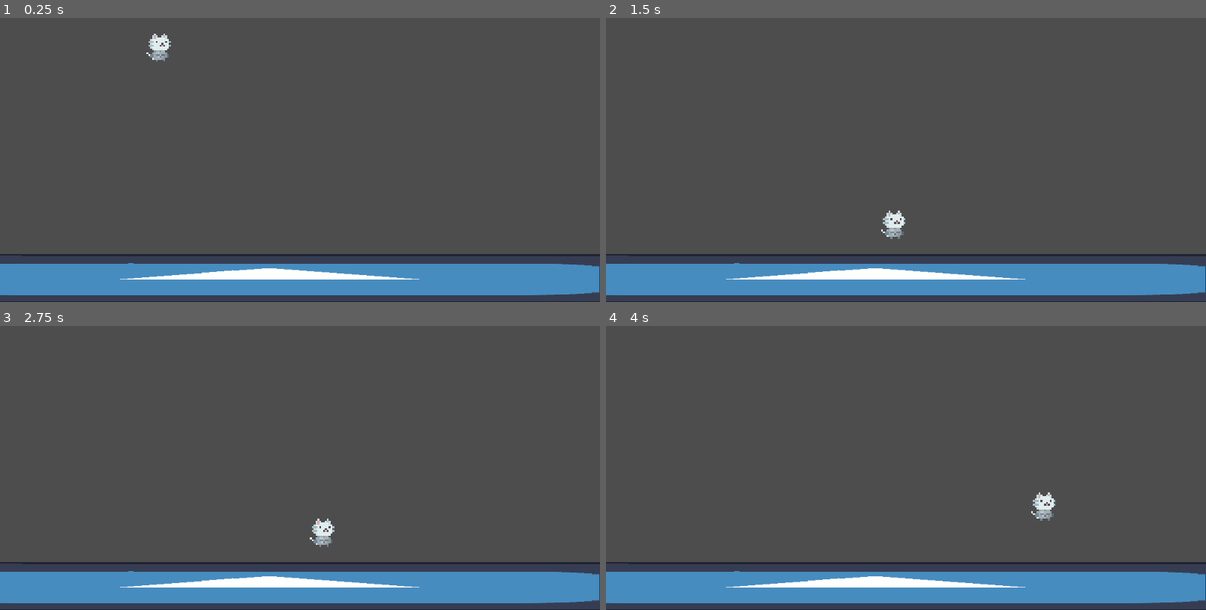
Above: before the commit, frames 1-4 (two rows, left to right).
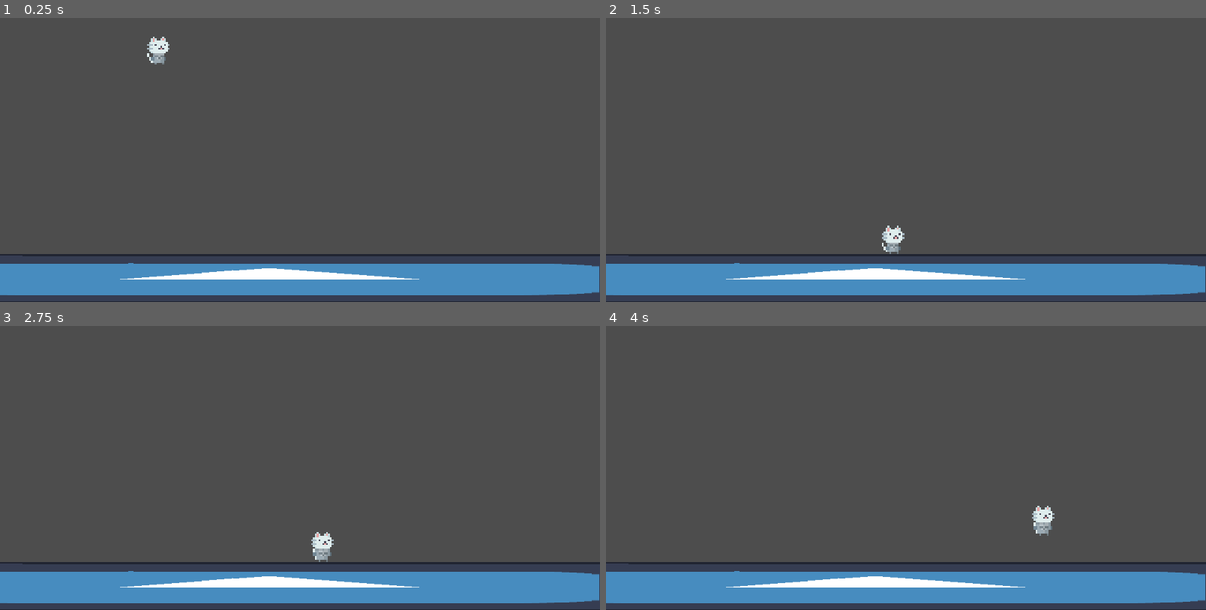
Above: after the commit, the same moments.

Repository: EJG-Corp/7--Lives
Game: Godot game, scene res://escena-test.tscn
The game is run twice, just before and just after one commit, with the same random seed, the same clock (stepped at 60 frames per second) and the same inputs. The engine's default icon, where the game draws it, is replaced by a stand-in: a white triangle on a blue panel in a dark square.
Inputs:
- Up to frame 1 (0.25 s): no input
- Up to frame 2 (1.5 s): hold D (move_right) from 0.53 s (still down); tap W (jump) at 0.77 s
- Up to frame 3 (2.75 s): tap W (jump) at 1.52 s; release D (move_right) at 2.03 s; hold A (move_left) from 2.03 s (still down)
- Up to frame 4 (4 s): release A (move_left) at 2.78 s; hold D (move_right) from 2.78 s (still down); tap W (jump) at 3.02, 3.77 s

The runs differ from the first frame. In frame 1, 0.2% of the frame differs, in the area x 24-29%, y 5-17%; in frame 2, 0.4%; in frame 3, 0.4%, in the area x 51-56%, y 67-84%; in frame 4, 0.4%.

Commit message:
feat(animation): Animacion Idle agregada

Diff:
--- a/escena-test.tscn
+++ b/escena-test.tscn
@@ -1,32 +1,86 @@
-[gd_scene load_steps=6 format=3 uid="uid://2x7yo1ncmr54"]
+[gd_scene load_steps=16 format=3 uid="uid://bqsx7dyef6e31"]
 
-[ext_resource type="Texture2D" uid="uid://c4mnbw4b05350" path="res://assets/Meow Knight/Meow-Knight_Idle.png" id="1_2trat"]
 [ext_resource type="Script" path="res://scripts/MovementPlayer.gd" id="1_d6v8v"]
+[ext_resource type="Texture2D" uid="uid://cbt1rfpmpfqif" path="res://assets/Idle/Meow_Knight1.png" id="2_47aie"]
+[ext_resource type="Texture2D" uid="uid://5t7eog6v3at8" path="res://assets/Idle/Meow_Knight2.png" id="3_56vfh"]
 [ext_resource type="Texture2D" uid="uid://b5qikgrmq80eu" path="res://icon.svg" id="3_xc7sl"]
+[ext_resource type="Texture2D" uid="uid://caqg10u7t68q3" path="res://assets/Idle/Meow_Knight3.png" id="4_fwju3"]
+[ext_resource type="Texture2D" uid="uid://dokbocgs3tbv6" path="res://assets/Idle/Meow_Knight4.png" id="5_tmjd8"]
+[ext_resource type="Texture2D" uid="uid://cmb84lba16vew" path="res://assets/Idle/Meow_Knight5.png" id="6_t2c0h"]
+[ext_resource type="Texture2D" uid="uid://b0e0225sal0br" path="res://assets/Idle/Meow_Knight6.png" id="7_r3epe"]
 
 [sub_resource type="CapsuleShape2D" id="CapsuleShape2D_8v5q3"]
+radius = 5.6
+height = 24.8
+
+[sub_resource type="SpriteFrames" id="SpriteFrames_r64tx"]
+animations = [{
+"frames": [{
+"duration": 1.0,
+"texture": ExtResource("2_47aie")
+}, {
+"duration": 1.0,
+"texture": ExtResource("3_56vfh")
+}, {
+"duration": 1.0,
+"texture": ExtResource("4_fwju3")
+}, {
+"duration": 1.0,
+"texture": ExtResource("5_tmjd8")
+}, {
+"duration": 1.0,
+"texture": ExtResource("6_t2c0h")
+}, {
+"duration": 1.0,
+"texture": ExtResource("7_r3epe")
+}],
+"loop": true,
+"name": &"Idle",
+"speed": 10.0
+}]
+
+[sub_resource type="PhysicsMaterial" id="PhysicsMaterial_k0kt4"]
+friction = 10.0
+rough = true
 
 [sub_resource type="RectangleShape2D" id="RectangleShape2D_cqcn7"]
+
+[sub_resource type="Animation" id="Animation_6o18r"]
+resource_name = "Idle"
+length = 0.5
+loop_mode = 1
+
+[sub_resource type="Animation" id="Animation_6p3h1"]
+length = 0.001
+
+[sub_resource type="AnimationLibrary" id="AnimationLibrary_lokm0"]
+_data = {
+"Idle": SubResource("Animation_6o18r"),
+"RESET": SubResource("Animation_6p3h1")
+}
 
 [node name="Node2D" type="Node2D"]
 
 [node name="CharacterBody2D" type="CharacterBody2D" parent="."]
 position = Vector2(425, 199)
 scale = Vector2(5, 5)
+slide_on_ceiling = false
 script = ExtResource("1_d6v8v")
 
-[node name="Sprite2D" type="Sprite2D" parent="CharacterBody2D"]
-position = Vector2(0, 2)
-texture = ExtResource("1_2trat")
-vframes = 6
+[node name="CollisionShape2D" type="CollisionShape2D" parent="CharacterBody2D"]
+position = Vector2(-1.4, -3.8)
+shape = SubResource("CapsuleShape2D_8v5q3")
 
-[node name="CollisionShape2D" type="CollisionShape2D" parent="CharacterBody2D"]
-scale = Vector2(1, 1)
-shape = SubResource("CapsuleShape2D_8v5q3")
+[node name="AnimatedSprite2D" type="AnimatedSprite2D" parent="CharacterBody2D"]
+sprite_frames = SubResource("SpriteFrames_r64tx")
+animation = &"Idle"
+frame = 5
+frame_progress = 0.040844
 
 [node name="Floor" type="StaticBody2D" parent="."]
 position = Vector2(719, 837)
 scale = Vector2(20, 1)
+physics_material_override = SubResource("PhysicsMaterial_k0kt4")
 
 [node name="Sprite2D" type="Sprite2D" parent="Floor"]
 texture = ExtResource("3_xc7sl")
@@ -34,3 +88,8 @@
 [node name="CollisionShape2D" type="CollisionShape2D" parent="Floor"]
 scale = Vector2(6, 6)
 shape = SubResource("RectangleShape2D_cqcn7")
+
+[node name="AnimationPlayer" type="AnimationPlayer" parent="."]
+libraries = {
+"": SubResource("AnimationLibrary_lokm0")
+}
--- a/scripts/MovementPlayer.gd
+++ b/scripts/MovementPlayer.gd
@@ -4,6 +4,12 @@
 var jump_speed = 500
 var gravity = 900
 var acceleration = 2000
+
+
+@onready var _animated_sprite = $AnimatedSprite2D
+
+func _process(_delta):
+		_animated_sprite.play("Idle")
 
 
 func _physics_process(delta:float) -> void:
@@ -16,5 +22,4 @@
 
 	var move_input = Input.get_axis("move_left","move_right")
 	velocity.x = move_toward(velocity.x,move_input*speed,acceleration*delta)
-
 	move_and_slide()
Binary file added: assets/Idle/Meow_Knight1.png
Not shown, added: assets/Idle/Meow_Knight1.png.import
Binary file added: assets/Idle/Meow_Knight2.png
Not shown, added: assets/Idle/Meow_Knight2.png.import
Binary file added: assets/Idle/Meow_Knight3.png
Not shown, added: assets/Idle/Meow_Knight3.png.import
Binary file added: assets/Idle/Meow_Knight4.png
Not shown, added: assets/Idle/Meow_Knight4.png.import
Binary file added: assets/Idle/Meow_Knight5.png
Not shown, added: assets/Idle/Meow_Knight5.png.import
Binary file added: assets/Idle/Meow_Knight6.png
Not shown, added: assets/Idle/Meow_Knight6.png.import
